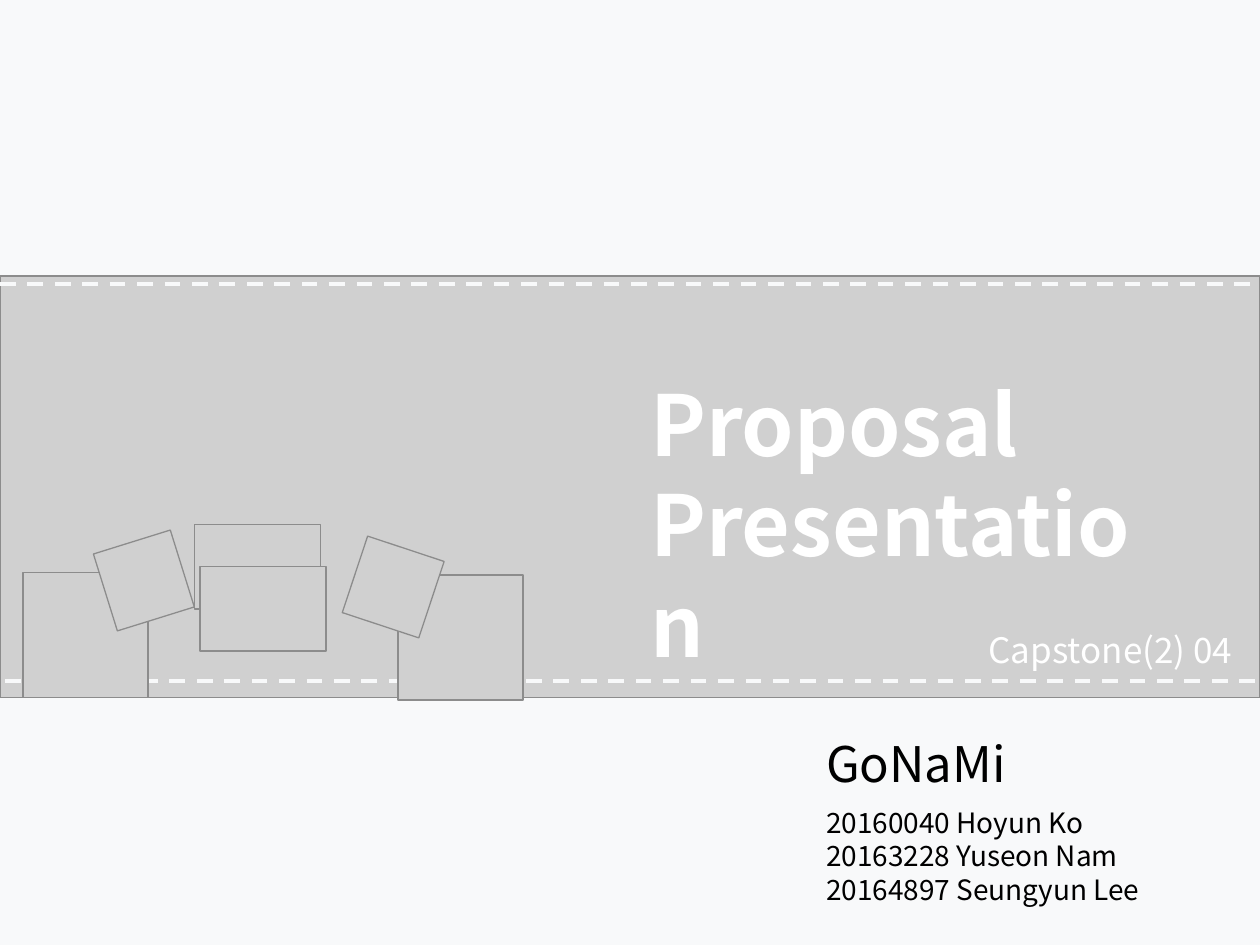
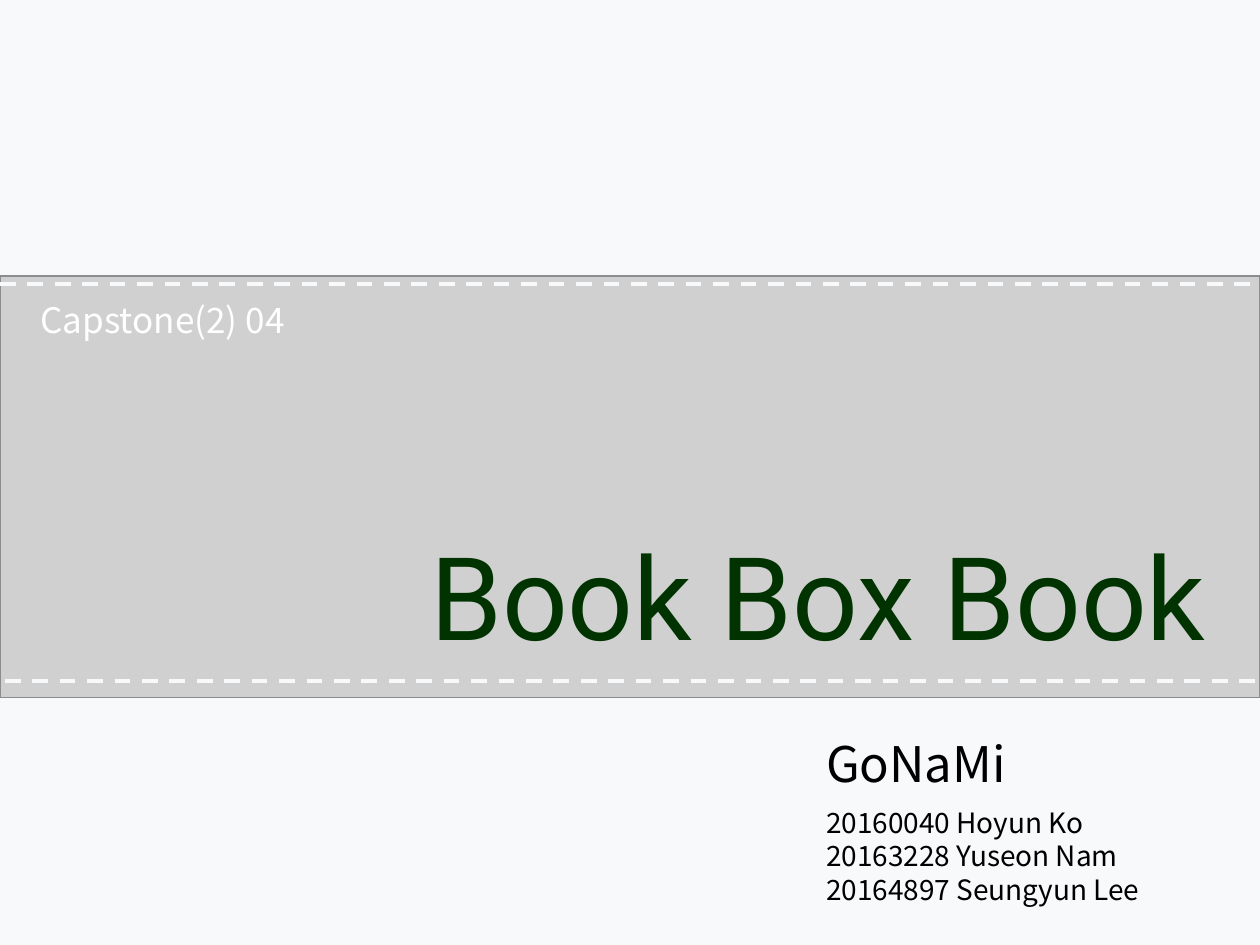
Before and after one commit to Team-GoNaMi/Docs, a slide deck: slide 1 of PPT/Team1_Presentation Material_3rd Week.pptx. Drawn at 1260x945 pixels with LibreOffice and Linux fonts; fonts in the diff are those of the drawing; grey boxes stand for pictures. Boxes give left, top, right and bottom in pixels: in the first picture for what was removed or moved away, otherwise in the second. Text is boxed around its words. In the diff, an @@ line names an element or a change of style, - is before the commit and + after.

Commit message:
Modified 2nd proposal and Uploaded 3rd week ppt

```diff
--- a/PPT/Team1_Presentation Material_3rd Week.pptx
+++ b/PPT/Team1_Presentation Material_3rd Week.pptx
@@ subtitle "Capstone(2) 04": place and size @@
-subtitle "Capstone(2) 04" at [988, 635, 1233, 671]
+subtitle "Capstone(2) 04" at [41, 305, 285, 341]
@@ text removed at [650, 389, 1018, 474] @@
-Proposal Presentation
@@ picture removed at [93, 530, 194, 631] @@
@@ picture removed at [195, 524, 321, 609] @@
@@ picture removed at [342, 536, 444, 638] @@
@@ picture removed at [200, 567, 326, 651] @@
@@ text added at [430, 553, 1205, 641], 66 pt, text #003300 @@
+Book Box Book
@@ picture removed at [23, 572, 147, 697] @@
@@ picture removed at [398, 575, 523, 699] @@
```
Also in this commit, not shown: 5 other slides changed, 9 slides added, 10 slides removed, 2 other files.
